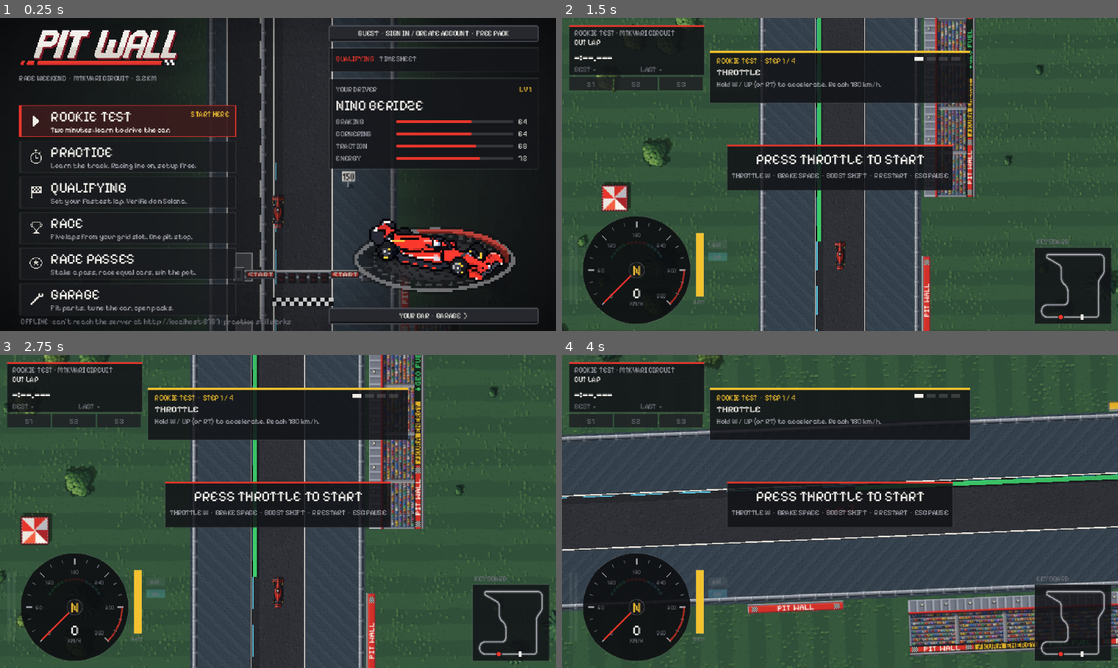
Above: before the commit, frames 1-4 (two rows, left to right).
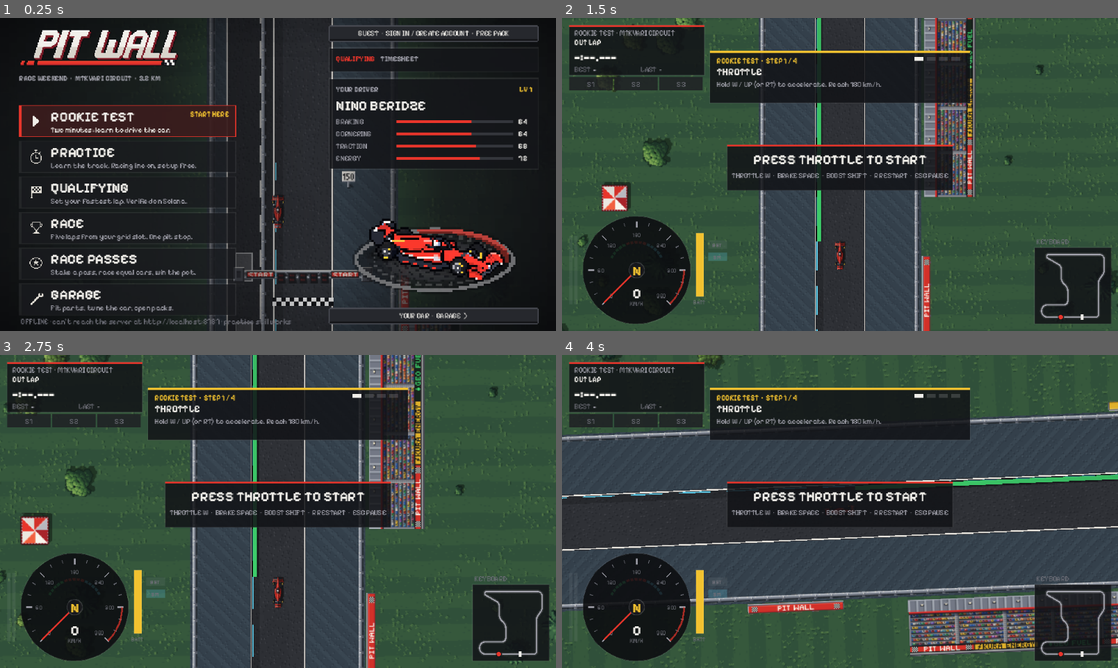
Above: after the commit, the same moments.

Repository: kotebibo/pitwall
Game: Godot game, scene res://scenes/main/main.tscn
Same seed, same stepped clock (60 frames per second), same inputs: the game is played once before the commit and once after it.
Inputs (mouse positions are in pixels of both pictures, inside the frame that each line leads up to):
- Up to frame 1 (0.25 s): no input
- Up to frame 2 (1.5 s): click "START HERE" at 0.5 s; tap Enter (ui_accept) at 1.25 s; move the mouse to (962, 158) at 1.27 s; hold Right (drive_right) from 1.28 s (still down); hold Shift (drive_boost) from 1.28 s (still down); click (962, 158) at 1.42 s
- Up to frame 3 (2.75 s): tap Enter (ui_accept) at 1.52, 1.82 s; release Right (drive_right) at 2 s; release Shift (drive_boost) at 2 s; drag from (166, 527) to (250, 574) at 2.02 s
- Up to frame 4 (4 s): move the mouse to (895, 442) at 2.77 s; hold Right (drive_right) 2.78-3.5 s; tap C at 2.85 s; drag from (812, 574) to (673, 464) at 3.52 s

The runs differ from the first frame. In frame 1, 2.3% of the frame differs, in the area x 3-96%, y 12-90%; in frame 2, 1.0%; in frame 3, 1.0%; in frame 4, 1.0%.

Commit message:
Clearer B and 5 in the UI font (testers read them as G and S)
Pit Wall Pixel: Pixelify Sans instanced at Regular and Bold, with the B's
middle bar joined to the stem and square left corners, and the 5 drawn with
a flat top bar. Made by tools/fonts/patch_pixelify.py (OFL, renamed).

Co-Authored-By: Claude Opus 5.5 (1M context) <noreply@anthropic.com>

Diff:
--- a/game/autoload/ui.gd
+++ b/game/autoload/ui.gd
@@ -23,18 +23,19 @@
 
 var theme: Theme
 var font: FontFile
-var font_bold: FontVariation
+var font_bold: FontFile
 var _toasts: VBoxContainer
 
 
 func _ready() -> void:
-	font = load("res://assets/fonts/PixelifySans.ttf") as FontFile
+	# Pixelify Sans with a clearer B and 5 (players read them as G and S);
+	# made by tools/fonts/patch_pixelify.py.
+	font = load("res://assets/fonts/PitWallPixel-Regular.ttf") as FontFile
+	font_bold = load("res://assets/fonts/PitWallPixel-Bold.ttf") as FontFile
 	# Text renders at full screen resolution (canvas_items stretch), so normal
 	# antialiasing keeps it crisp; sprites still use nearest filtering.
-	font.antialiasing = TextServer.FONT_ANTIALIASING_GRAY
-	font_bold = FontVariation.new()
-	font_bold.base_font = font
-	font_bold.variation_opentype = {"wght": 700}
+	for f: FontFile in [font, font_bold]:
+		f.antialiasing = TextServer.FONT_ANTIALIASING_GRAY
 	theme = _build_theme()
 
 
Binary file added: game/assets/fonts/PitWallPixel-Bold.ttf
Not shown, added: game/assets/fonts/PitWallPixel-Bold.ttf.import
Binary file added: game/assets/fonts/PitWallPixel-Regular.ttf
Not shown, added: game/assets/fonts/PitWallPixel-Regular.ttf.import
